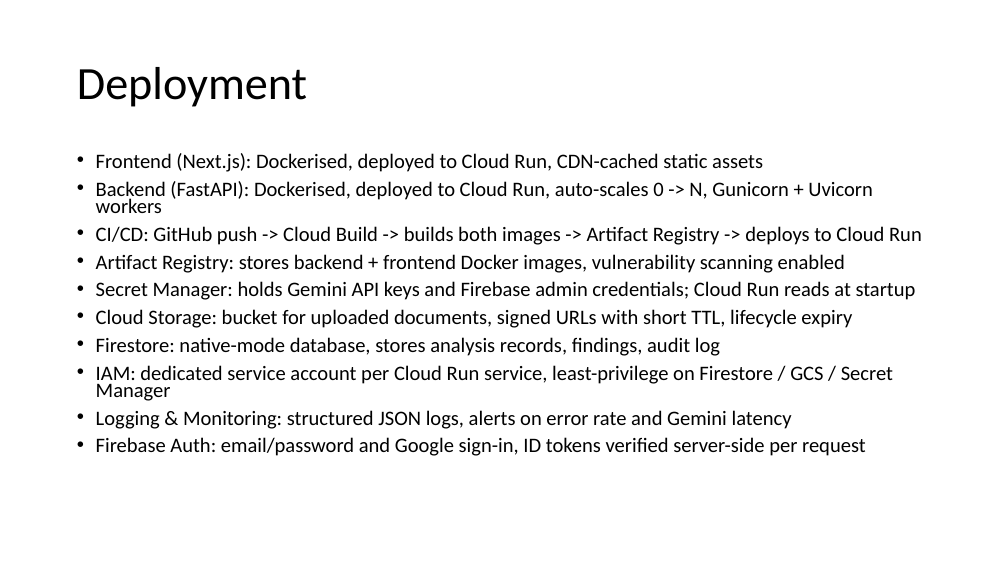
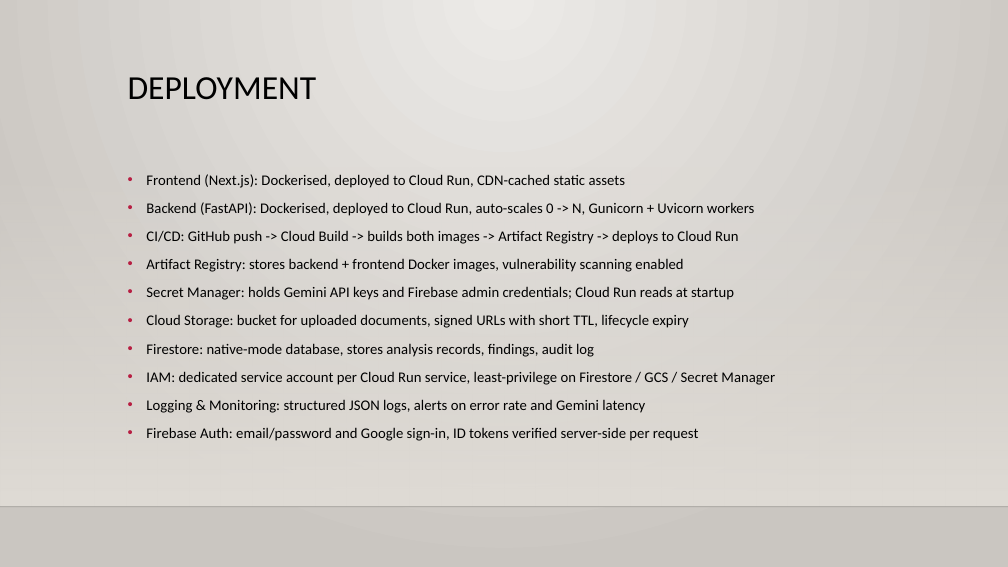
Before and after one commit to abhi88000/land-fraud-detection, a slide deck: slide 9 of docs/deck/Landshield-Deck.pptx. Drawn at 1008x567 pixels with LibreOffice and Linux fonts; fonts in the diff are those of the drawing; background and template pictures are left out. Boxes give left, top, right and bottom in pixels: in the first picture for what was removed or moved away, otherwise in the second. Text is boxed around its words. In the diff, an @@ line names an element or a change of style, - is before the commit and + after.

Commit message:
style(deck): apply professional navy+slate+gold palette and auto-apply Gallery theme

```diff
--- a/docs/deck/Landshield-Deck.pptx
+++ b/docs/deck/Landshield-Deck.pptx
@@ background #FFFFFF to gradient #ECEAE7 to #CAC7C1 @@
@@ title "DEPLOYMENT" at (128,77,317,100): vertical alignment middle to top @@
@@ title at (128,77,317,100): text changed; size 44 to 32 pt @@
-Deployment
+DEPLOYMENT
@@ rectangle added at (0,167,1008,507), fill gradient #DFDBD5 @@
@@ text "Frontend (Next.js): Dockerised, deployed to ...": place and size @@
-text "Frontend (Next.js): Dockerised, deployed to ..." at (96,153,922,456)
+text "Frontend (Next.js): Dockerised, deployed to ..." at (146,174,775,441)
@@ text "Frontend (Next.js): Dockerised, deployed to ..." at (146,174,775,441): size 19.6 to 14 pt; line spacing 0.7 to 1 @@
@@ line added from (0, 507) to (1008, 507), #000001 1 pt @@
```
Also in this commit, not shown: 11 other slides changed, 1 other file.
